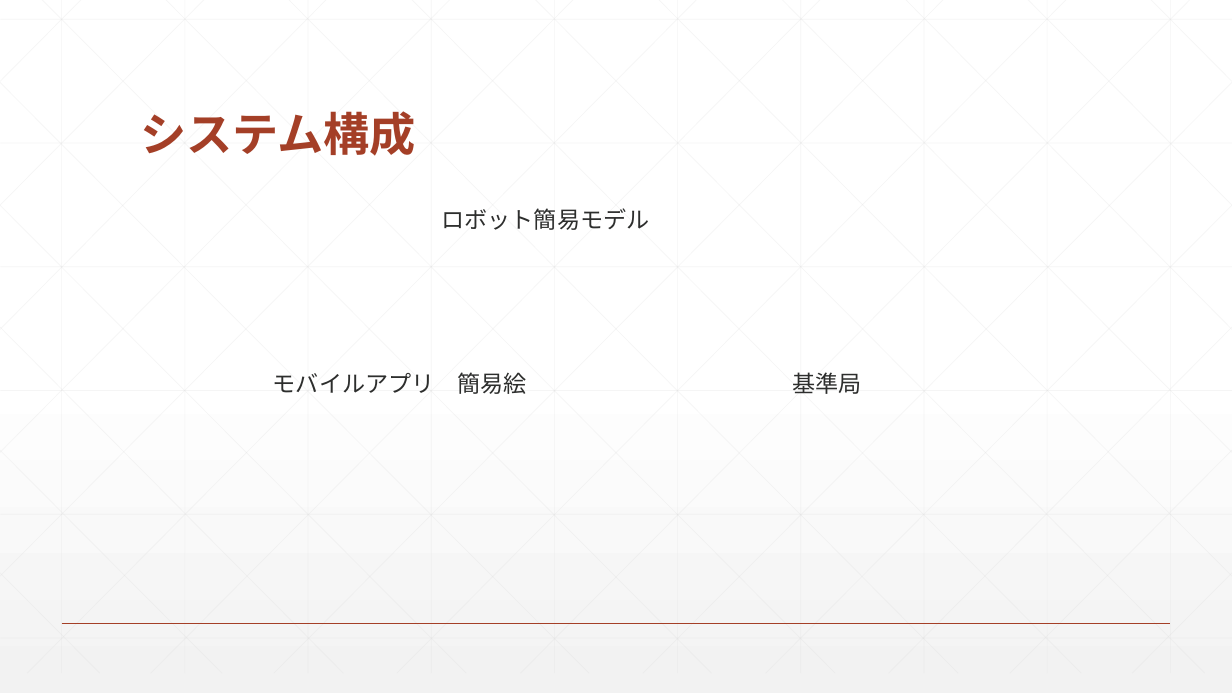
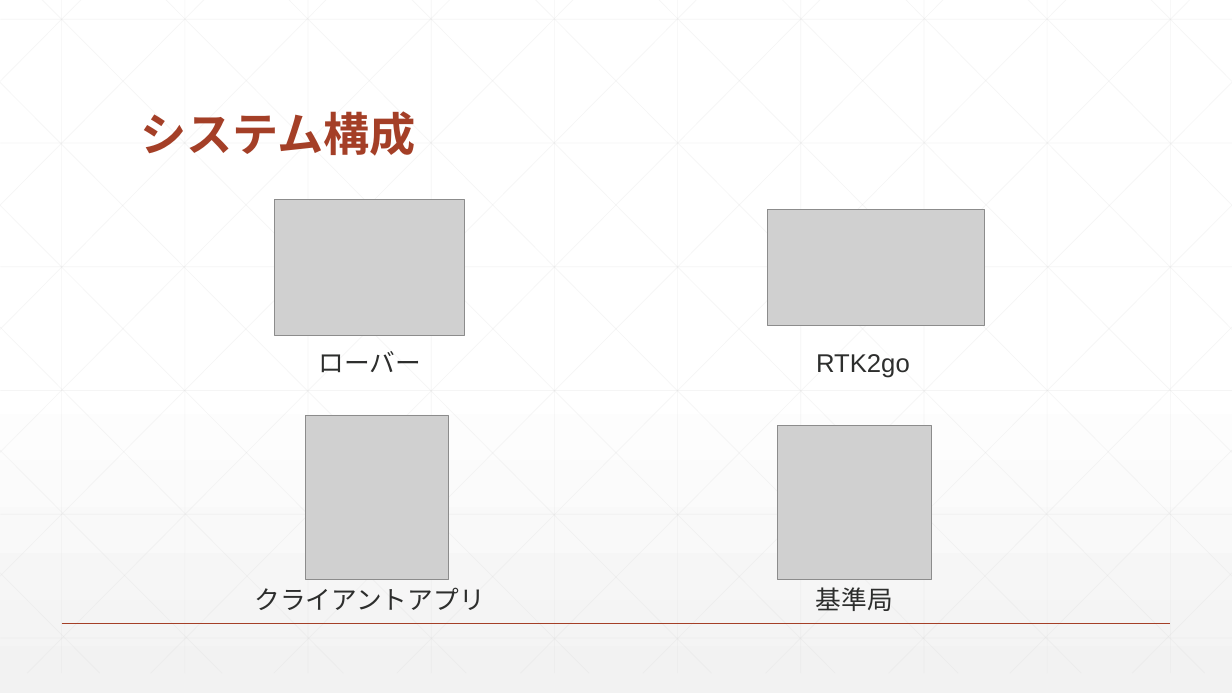
Before and after one commit to moca0511/-, a slide deck: slide 9 of docs/企画発表/企画発表.pptx (slide 7 before the commit). Drawn at 1232x693 pixels with LibreOffice and Linux fonts; fonts in the diff are those of the drawing; grey boxes stand for pictures. Boxes give left, top, right and bottom in pixels: in the first picture for what was removed or moved away, otherwise in the second. Text is boxed around its words. In the diff, an @@ line names an element or a change of style, - is before the commit and + after.

```diff
--- a/docs/企画発表/企画発表.pptx
+++ b/docs/企画発表/企画発表.pptx
@@ picture added at [275, 200, 465, 335] @@
@@ text removed at [442, 208, 650, 230] @@
-ロボット簡易モデル
@@ picture added at [768, 210, 985, 325] @@
@@ text added at [318, 351, 421, 372], 20 pt, text #2D2E2D @@
+ローバー
@@ text added at [816, 354, 910, 378], 20 pt, text #2D2E2D @@
+RTK2go
@@ text removed at [273, 372, 527, 394] @@
-モバイルアプリ 簡易絵
@@ picture added at [306, 416, 448, 579] @@
@@ picture added at [777, 426, 932, 580] @@
@@ text added at [254, 587, 484, 610], 20 pt, text #2D2E2D @@
+クライアントアプリ
@@ text "基準局": place and size @@
-text "基準局" at [792, 372, 861, 394]
+text "基準局" at [816, 587, 893, 611]
@@ text "基準局" at [816, 587, 893, 611]: size 18 to 20 pt; alignment left to centre @@
```
Also in this commit, not shown: 6 other slides changed, 4 slides added, 1 slide removed, 3 other files.
